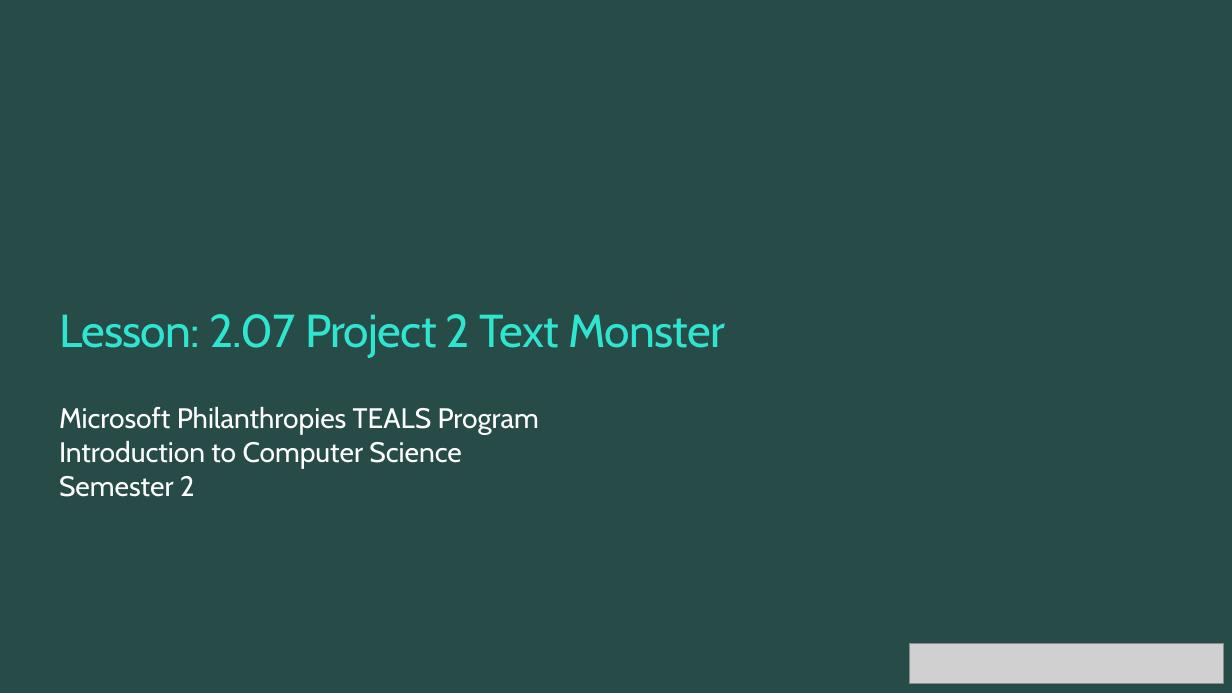
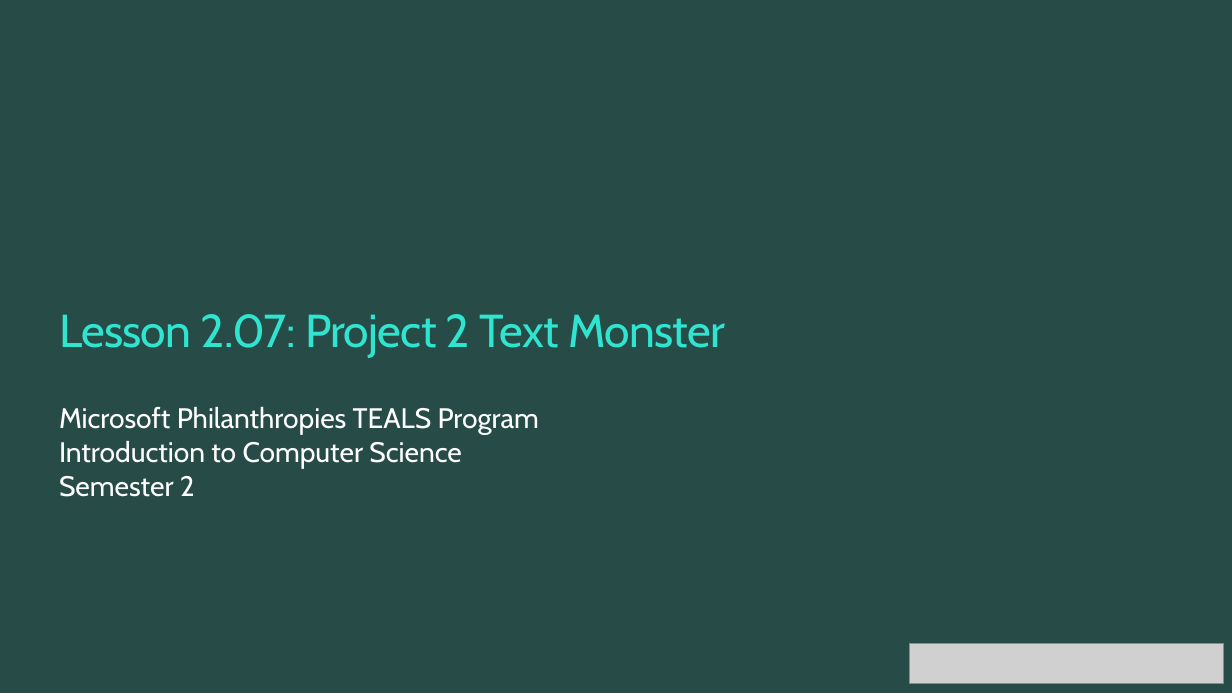
Before and after one commit to TEALSK12/2nd-semester-introduction-to-computer-science, a slide deck: slide 1 of units/2_unit/slidedecks/Intro Python 2.07 TEALS.pptx. Drawn at 1232x693 pixels with LibreOffice and Linux fonts; fonts in the diff are those of the drawing; grey boxes stand for pictures; background and template pictures are left out. Boxes give left, top, right and bottom in pixels: in the first picture for what was removed or moved away, otherwise in the second. Text is boxed around its words. In the diff, an @@ line names an element or a change of style, - is before the commit and + after.

```diff
--- a/units/2_unit/slidedecks/Intro Python 2.07 TEALS.pptx
+++ b/units/2_unit/slidedecks/Intro Python 2.07 TEALS.pptx
@@ title at bbox=[59, 314, 725, 358]: text changed @@
-Lesson: 2.07 Project 2 Text Monster
+Lesson 2.07: Project 2 Text Monster
```
Also in this commit, not shown: 6 other files.
